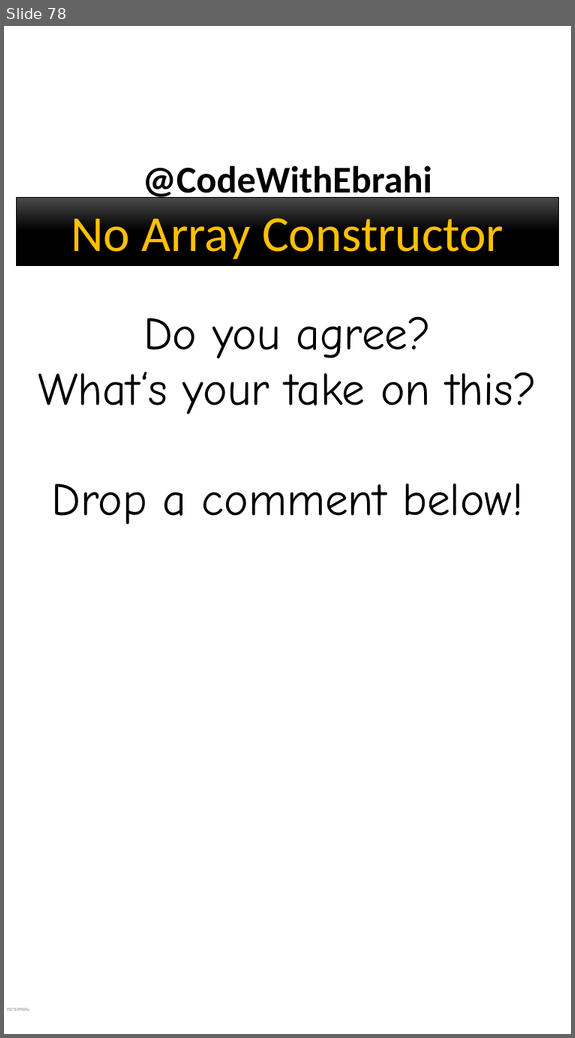
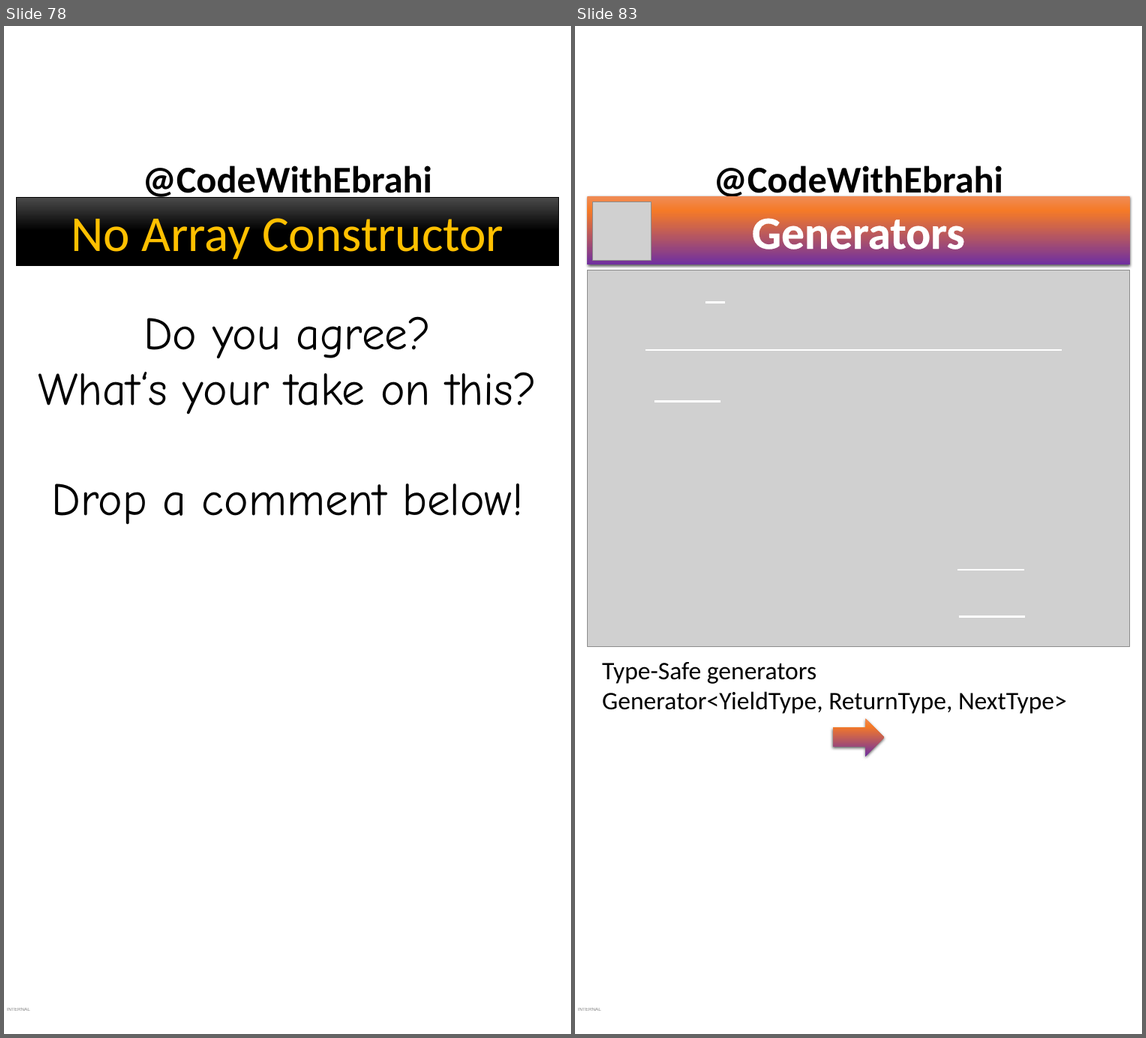
Before and after one commit to ebrahimsalehi1/python_codes, a slide deck: assets/images.pptx. Shown side by side, each under a label of ours: slide 78 before the commit, slides 78 and 83 after it; the slides between them are not shown. The pictures are 575x1038 and 1146x1038 pixels, drawn with LibreOffice and Linux fonts; fonts in the diff are those of the drawing; grey boxes stand for pictures; background and template pictures are left out. Boxes give left, top, right and bottom in pixels: in the first picture for what was removed or moved away, otherwise in the second. Text is boxed around its words. In the diff, an @@ line names an element or a change of style, - is before the commit and + after.

Commit message:
feat: added generators+do not copy arrays

```diff
--- a/assets/images.pptx
+++ b/assets/images.pptx
@@ slide 83 added at [575,26,1142,1034], background picture (left out); not listed: 2 template elements that a slide beside it also shows @@
@@ rectangle added at [587,196,1129,264], fill gradient #F18C57 to #F67B28 to #7030A0 to #E56C19, 66 pt, text #FFFFFF, bold @@
+Generators
@@ picture added at [593,202,651,260] @@
@@ picture added at [587,270,1129,647] @@
@@ line added from (705, 302) to (725, 302), #FFFFFF 2.5 pt @@
@@ line added from (645, 350) to (1062, 350), #FFFFFF 2.5 pt @@
@@ line added from (655, 402) to (721, 402), #FFFFFF 2.5 pt @@
@@ line added from (957, 570) to (1024, 570), #FFFFFF 2.5 pt @@
@@ line added from (958, 617) to (1025, 617), #FFFFFF 2.5 pt @@
@@ text added at [602,662,1067,714], 36 pt, text #000000 @@
+Type-Safe generators
+Generator<YieldType, ReturnType, NextType>
@@ right arrow added at [832,718,884,756], fill gradient #F18C57 to #F67B28 to #7030A0 to #E56C19 @@
```
Also in this commit, not shown: 6 other slides added, 21 other files.
